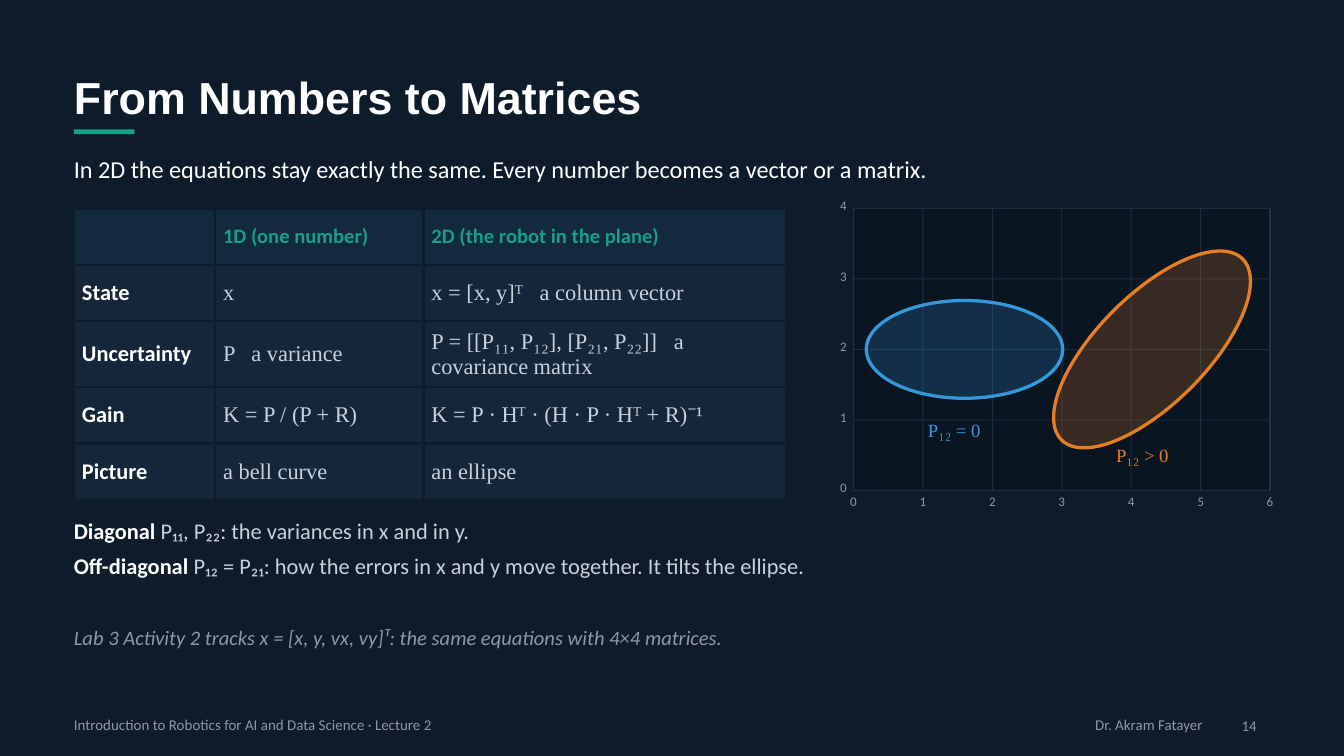
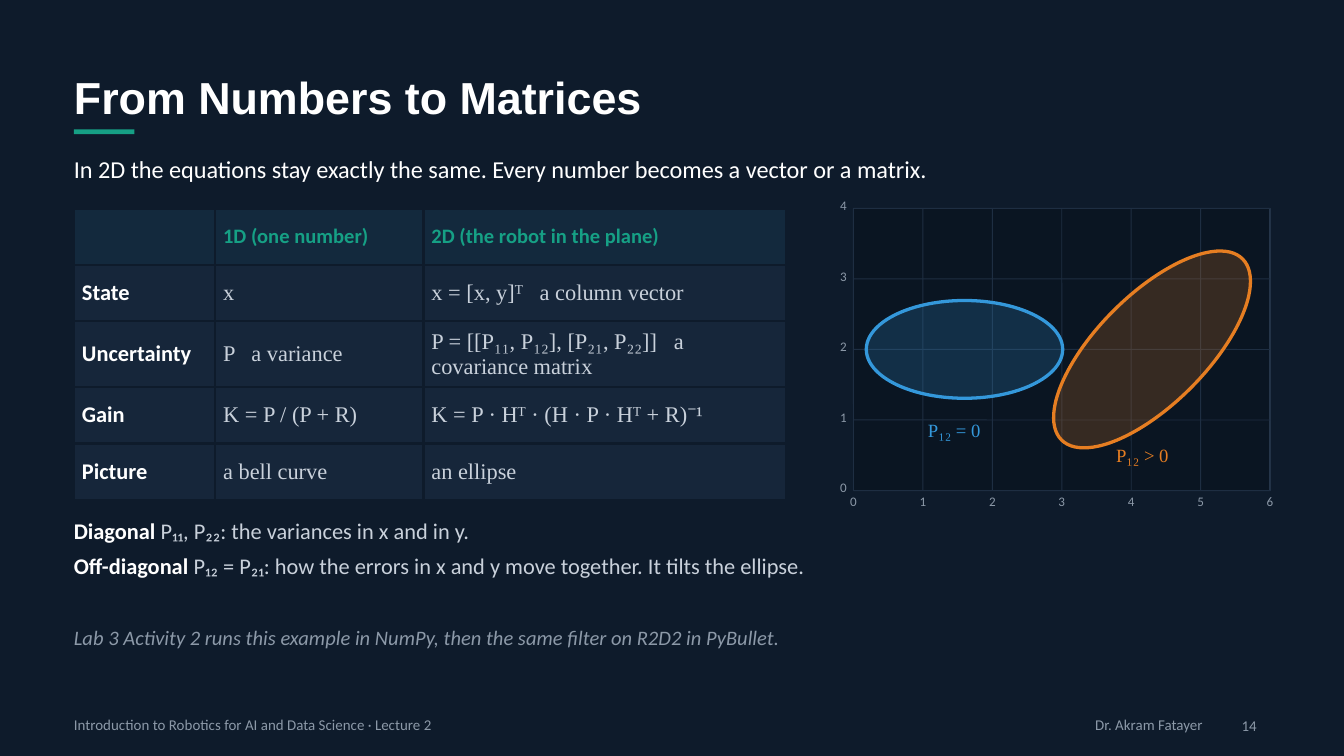
Before and after one commit to akramfatayer/zuj-robotics, a slide deck: slide 14 of lectures/Robot_Localization_and_State_Estimation.pptx. Drawn at 1344x756 pixels with LibreOffice and Linux fonts; fonts in the diff are those of the drawing. Boxes give left, top, right and bottom in pixels: in the first picture for what was removed or moved away, otherwise in the second. Text is boxed around its words. In the diff, an @@ line names an element or a change of style, - is before the commit and + after.

```diff
--- a/lectures/Robot_Localization_and_State_Estimation.pptx
+++ b/lectures/Robot_Localization_and_State_Estimation.pptx
@@ text at box(74, 631, 779, 648): text changed @@
-Lab 3 Activity 2 tracks x = [x, y, vx, vy]ᵀ: the same equations with 4×4 matrices.
+Lab 3 Activity 2 runs this example in NumPy, then the same filter on R2D2 in PyBullet.
```
Also in this commit, not shown: 2 other slides changed, 6 other files.
